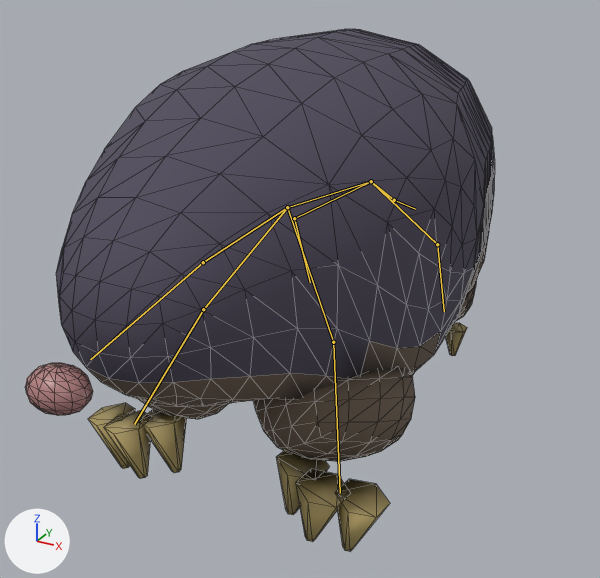
The glTF model public/models/yumekuimogura.glb as it was, and as the next commit left it.
Both versions are drawn from a 50 mm lens placed at (0.309, -0.557, 0.374), pointed at (0.014, -0.021, 0.106). The lights are fixed; the arrows at lower left show +X, +Y and +Z. The older version comes first. Both versions are drawn at frame 7 of the action 'attack'; the numbers are the values there. The bones that bend it are drawn over the model as lines. Mesh edges are drawn as thin lines.

In view in the first picture: 'yumekuimogura'.
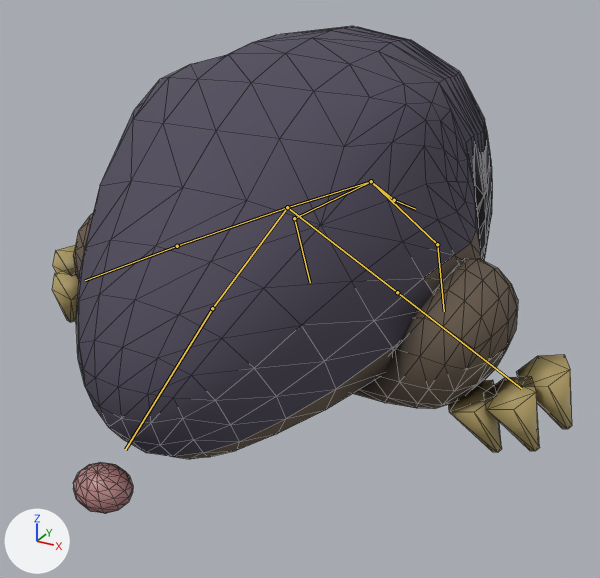
Pixel boxes (x1, y1, x2, y2) of what changed, in the pictures (600 x 578 px):
'yumekuimogura', posed (11% wider, 7% shorter)
    before: (25, 29, 495, 551)
    after: (52, 26, 572, 513)
bone 'chest-neck', root to tip
    before: (287, 207) to (203, 262)
    after: (287, 207) to (212, 308)
bone 'chest-hipF.L', root to tip
    before: (287, 207) to (333, 342)
    after: (287, 207) to (397, 292)
bone 'hipF.L-footF.L', root to tip
    before: (333, 342) to (340, 493)
    after: (397, 292) to (521, 388)
bone 'chest-hipF.R', root to tip
    before: (287, 207) to (203, 309)
    after: (287, 207) to (177, 246)
bone 'hipF.R-footF.R', root to tip
    before: (203, 309) to (134, 424)
    after: (177, 246) to (85, 280)

The change, as a list of edits to the scene's bpy script:
```text
Change bone_chest_neck:
    where bone_chest_neck = bpy.data.objects['yumekuimogura_arm'].pose.bones['chest-neck']  # child of 'chest-hip'
    bone_chest_neck.rotation_quaternion: (0.999, -0.04, 0.0, 0.0) -> (0.992, 0.127, 0.0, 0.0)  # degrees (-5, 0, 0) -> degrees (15, 0, 0)
Change bone_chest_hipf_l:
    where bone_chest_hipf_l = bpy.data.objects['yumekuimogura_arm'].pose.bones['chest-hipF.L']  # child of 'chest-hip'
    bone_chest_hipf_l.rotation_quaternion: (0.996, -0.065, -0.004, 0.059) -> (0.98, 0.189, -0.012, -0.062)  # degrees (-7, 0, 7) -> degrees (22, 0, -7)
Change bone_hipf_l_footf_l:
    where bone_hipf_l_footf_l = bpy.data.objects['yumekuimogura_arm'].pose.bones['hipF.L-footF.L']  # child of 'chest-hipF.L'
    bone_hipf_l_footf_l.rotation_quaternion: (0.999, -0.035, 0.0, 0.0) -> (0.993, 0.119, 0.0, 0.0)  # degrees (-4, 0, 0) -> degrees (14, 0, 0)
Change bone_chest_hipf_r:
    where bone_chest_hipf_r = bpy.data.objects['yumekuimogura_arm'].pose.bones['chest-hipF.R']  # child of 'chest-hip'
    bone_chest_hipf_r.rotation_quaternion: (0.996, -0.065, 0.004, -0.059) -> (0.98, 0.189, 0.012, 0.062)  # degrees (-7, 0, -7) -> degrees (22, 0, 7)
Change bone_hipf_r_footf_r:
    where bone_hipf_r_footf_r = bpy.data.objects['yumekuimogura_arm'].pose.bones['hipF.R-footF.R']  # child of 'chest-hipF.R'
    bone_hipf_r_footf_r.rotation_quaternion: (0.999, -0.035, 0.0, 0.0) -> (0.993, 0.119, 0.0, 0.0)  # degrees (-4, 0, 0) -> degrees (14, 0, 0)
```
